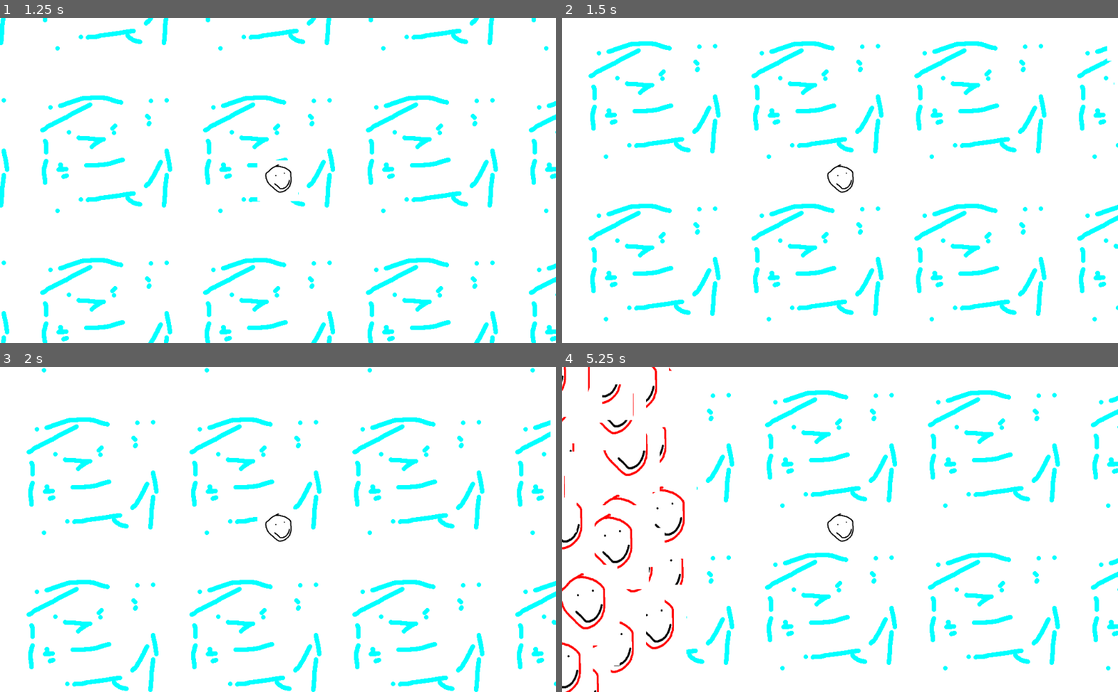
Above: before the commit, frames 1-4 (two rows, left to right).
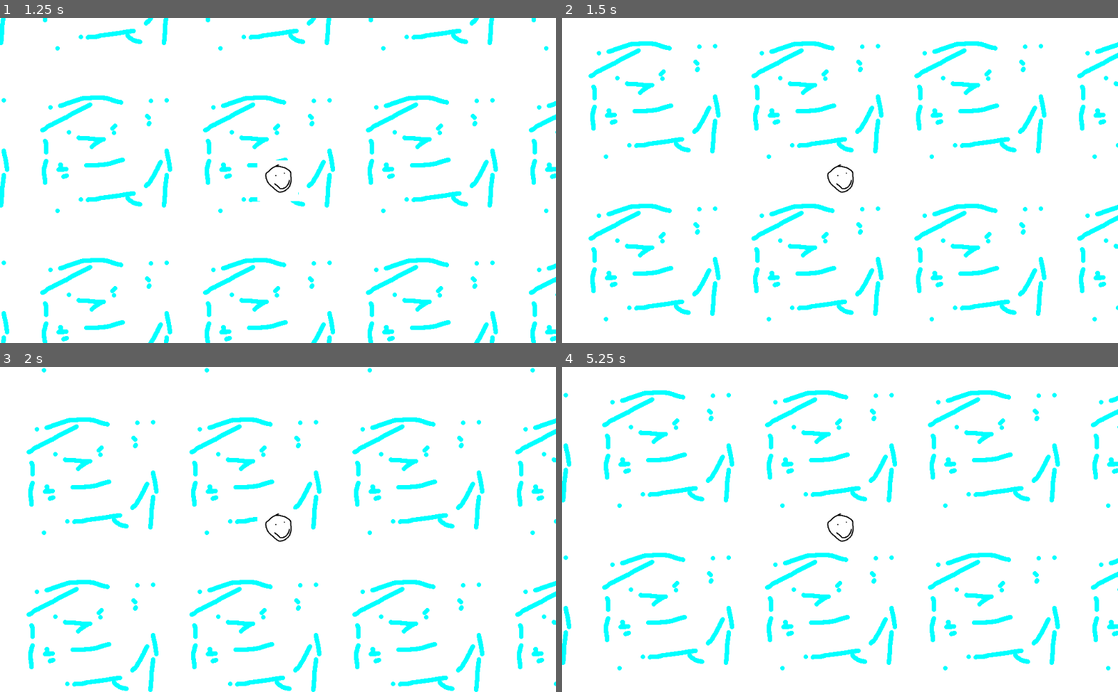
Above: after the commit, the same moments.

Repository: Lock-The-Door/Billowing-Blizzards
Game: Godot game, scene res://Scenes/Game.tscn
The game is run twice, just before and just after one commit, with the same random seed, the same clock (stepped at 60 frames per second) and the same inputs.
Inputs:
- Up to frame 1 (1.25 s): tap Enter at 0.5 s; hold D from 0.53 s (still down); hold Space from 0.53 s (still down)
- Up to frame 2 (1.5 s): release D at 1.28 s; release Space at 1.28 s; hold S from 1.28 s (still down); tap Space at 1.35 s
- Up to frame 3 (2 s): keep holding S; tap Space at 1.52, 1.82 s
- Up to frame 4 (5.25 s): release S at 2.03 s; hold D 2.03-2.78 s; hold Space 2.03-2.78 s; hold W 2.78-3.53 s; tap Space at 2.85, 3.02, 3.32, 4.35, 4.52, 4.82 s; hold Space 3.53-4.28 s; hold A 3.53-5.03 s; hold S from 5.03 s (still down); hold Space from 5.03 s (still down)

Frame 1 is identical in both runs. In frame 2, less than 0.1% of the frame differs, in the area x 98-100%, y 7-22%; in frame 3, less than 0.1%; in frame 4, 4.1%, in the area x 0-26%, y 0-100%.

Commit message:
Rewrite enemy structure and add player damage

Diff:
--- a/Scripts/Enemy Spawner.gd
+++ b/Scripts/Enemy Spawner.gd
@@ -2,8 +2,6 @@
 
 const WORLD_LENGTH = preload("res://Scripts/Constants.gd").WORLD_LENGTH
 var enemyTemplate = preload("res://Templates/Enemy.tscn")
-
-var level = 0
 
 func _ready():
 	pass
@@ -11,19 +9,16 @@
 var timePassed = 0
 
 func _process(delta):
-	# temporary way to increase level
-	if Input.is_physical_key_pressed(KEY_SPACE):
-		level += 1
-
 	# temporary way to spawn enemies
 	timePassed += delta
 
-	if level != 0 and timePassed > 10/level:
+	if timePassed > 10:
 		timePassed = 0
 		spawnEnemy()
 
 func spawnEnemy():
 	var enemy = enemyTemplate.instance()
+	enemy.init("Test Enemy")
 	get_node("/root/Game/Enemies").add_child(enemy)
 	# Select a random edge to spawn the enemy on
 	var edge = randi() % 4
--- a/Scripts/Enemy.gd
+++ b/Scripts/Enemy.gd
@@ -1,13 +1,10 @@
-extends Sprite
+extends Node2D
 
-export var EnemyType = ""
+var enemyNode
 
-func _ready():
-	self.set_texture(load("res://Assets/Enemies/" + EnemyType + ".png"))
+func init(enemyType):
+	enemyNode = load("res://Templates/Enemies/" + enemyType + ".tscn").instance()
+	self.add_child(enemyNode)
 
-func _process(delta):
-	# move towards player
-	var player = get_node("/root/Game/Player")
-	var direction = player.position - self.position
-	direction = direction.normalized()
-	self.position += direction * 100 * delta
+func damage(damage):
+	enemyNode.health -= damage
--- a/Scripts/Player.gd
+++ b/Scripts/Player.gd
@@ -1,7 +1,9 @@
 extends Sprite
 
 const WORLD_SIZE = preload("res://Scripts/Constants.gd").WORLD_SIZE
-var speed = 500
+
+var _health = 100
+var _speed = 500
 
 # Called when the node enters the scene tree for the first time.
 func _ready():
@@ -13,18 +15,25 @@
 	# Movement
 	# Up:
 	if Input.is_physical_key_pressed(KEY_W) or Input.is_physical_key_pressed(KEY_UP):
-		self.translate(Vector2(0, delta * -speed))
+		self.translate(Vector2(0, delta * -_speed))
 	# Down:
 	if Input.is_physical_key_pressed(KEY_S) or Input.is_physical_key_pressed(KEY_DOWN):
-		self.translate(Vector2(0, delta * speed))
+		self.translate(Vector2(0, delta * _speed))
 	# Left:
 	if Input.is_physical_key_pressed(KEY_A) or Input.is_physical_key_pressed(KEY_LEFT):
-		self.translate(Vector2(delta * -speed, 0))
+		self.translate(Vector2(delta * -_speed, 0))
 	# Right:
 	if Input.is_physical_key_pressed(KEY_D) or Input.is_physical_key_pressed(KEY_RIGHT):
-		self.translate(Vector2(delta * speed, 0))
+		self.translate(Vector2(delta * _speed, 0))
 
 
 	# Clamp to world size of 1000 x 1000
 	position.x = clamp(position.x, WORLD_SIZE.x / -2, WORLD_SIZE.x / 2)
 	position.y = clamp(position.y, WORLD_SIZE.y / -2, WORLD_SIZE.y / 2)
+
+func damage(damage):
+	_health -= damage
+	print(_health)
+	if _health <= 0:
+		_health = 0
+		# TODO: Die
--- /dev/null
+++ b/Templates/Enemies/Test Enemy.tscn
@@ -0,0 +1,44 @@
+[gd_scene load_steps=3 format=2]
+
+[ext_resource path="res://Assets/Enemies/Test Enemy.png" type="Texture" id=1]
+
+[sub_resource type="GDScript" id=1]
+resource_name = "Test Enemy"
+script/source = "extends Sprite
+
+# enemy properties
+export(int) var _health
+export(int) var _speed
+export(int) var _attackDamage
+export(int) var _attackRange
+export(int) var _attackSpeed
+
+# other stuff
+onready var _player = get_node(\"/root/Game/Player\")
+var _attackTimer = 0
+
+func _process(delta):
+	# get displacement from player
+	var displacement = _player.position - get_parent().position
+
+	_attackTimer += delta
+	# within attacking range?
+	if displacement.length() < _attackRange:
+		# try to damage the player
+		if _attackTimer * _attackSpeed >= 1:
+			_player.damage(_attackDamage)
+			_attackTimer = 0
+	else:
+		# move closer to player
+		var direction = displacement.normalized()
+		get_parent().position += direction * _speed * delta
+"
+
+[node name="Test Enemy" type="Sprite"]
+texture = ExtResource( 1 )
+script = SubResource( 1 )
+_health = 100
+_speed = 100
+_attackDamage = 1
+_attackRange = 200
+_attackSpeed = 1
--- a/Templates/Enemy.tscn
+++ b/Templates/Enemy.tscn
@@ -1,11 +1,7 @@
-[gd_scene load_steps=3 format=2]
+[gd_scene load_steps=2 format=2]
 
 [ext_resource path="res://Scripts/Enemy.gd" type="Script" id=1]
-[ext_resource path="res://Assets/stupid face.png" type="Texture" id=2]
 
-[node name="Enemy" type="Sprite"]
-position = Vector2( 696.5, -307.5 )
-scale = Vector2( 0.436667, 0.496667 )
-texture = ExtResource( 2 )
+[node name="Enemy" type="Node2D"]
 script = ExtResource( 1 )
 EnemyType = "Test Enemy"
